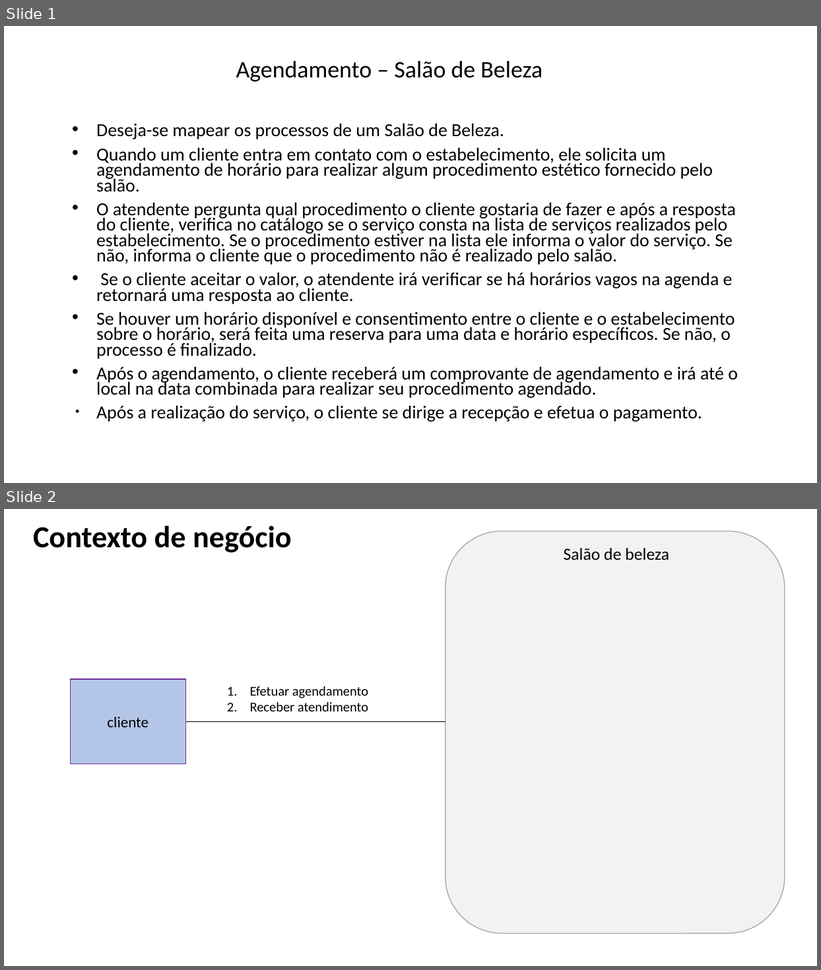
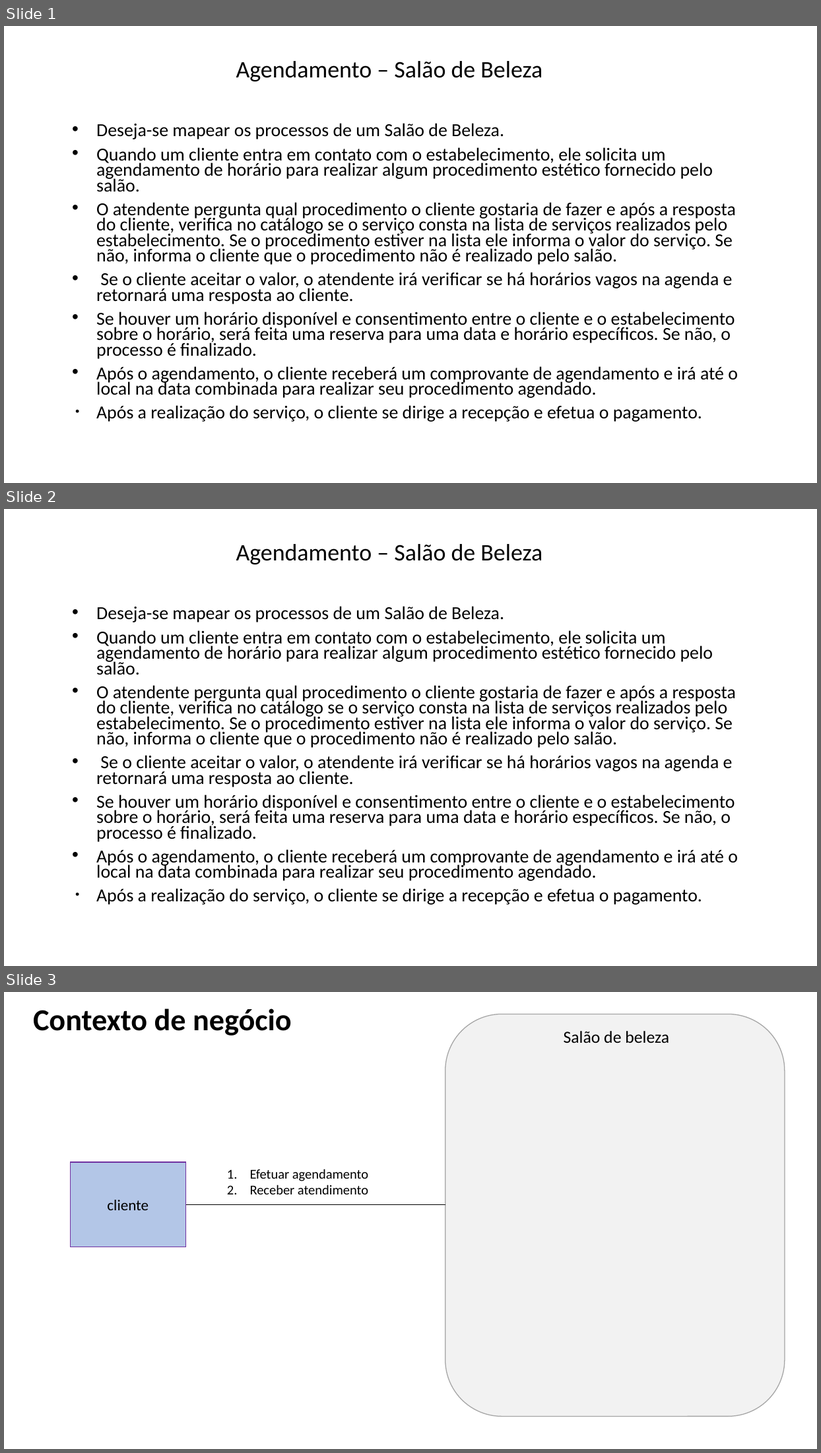
Before and after one commit to Vinicius-Dias-Mota/AC1---Engenharia, a slide deck: 15 - Arquitetura de Negócio para cada Cenário.pptx. Shown one above the other, each under a label of ours: slides 1 and 2 before the commit, slides 1, 2 and 3 after it. The pictures are 821x970 and 821x1453 pixels, drawn with LibreOffice and Linux fonts; fonts in the diff are those of the drawing. Boxes give left, top, right and bottom in pixels: in the first picture for what was removed or moved away, otherwise in the second. Text is boxed around its words. In the diff, an @@ line names an element or a change of style, - is before the commit and + after.

```diff
--- a/15 - Arquitetura de Negócio para cada Cenário.pptx
+++ b/15 - Arquitetura de Negócio para cada Cenário.pptx
@@ slide 2 added at <box>4,509,817,966</box>, background #FFFFFF @@
@@ text added at <box>236,544,543,564</box>, 28 pt, text #000000 @@
+Agendamento – Salão de Beleza
@@ text added at <box>96,606,738,905</box>, 21.7 pt, text #000000 @@
+• Deseja-se mapear os processos de um Salão de Beleza.
+• Quando um cliente entra em contato com o estabelecimento, ele solicita um agendamento de horário para realizar algum procedimento estético fornecido pelo salão.
+• O atendente pergunta qual procedimento o cliente gostaria de fazer e após a resposta do cliente, verifica no catálogo se o serviço consta na lista de serviços realizados pelo estabelecimento. Se o procedimento estiver na lista ele informa o valor do serviço. Se não, informa o cliente que o procedimento não é realizado pelo salão.
+• Se o cliente aceitar o valor, o atendente irá verificar se há horários vagos na agenda e retornará uma resposta ao cliente.
+• Se houver um horário disponível e consentimento entre o cliente e o estabelecimento sobre o horário, será feita uma reserva para uma data e horário específicos. Se não, o processo é finalizado.
+• Após o agendamento, o cliente receberá um comprovante de agendamento e irá até o local na data combinada para realizar seu procedimento agendado.
+• Após a realização do serviço, o cliente se dirige a recepção e efetua o pagamento.
@@ what was slide 2 is now slide 3 @@
```
Also in this commit, not shown: 5 other files.
